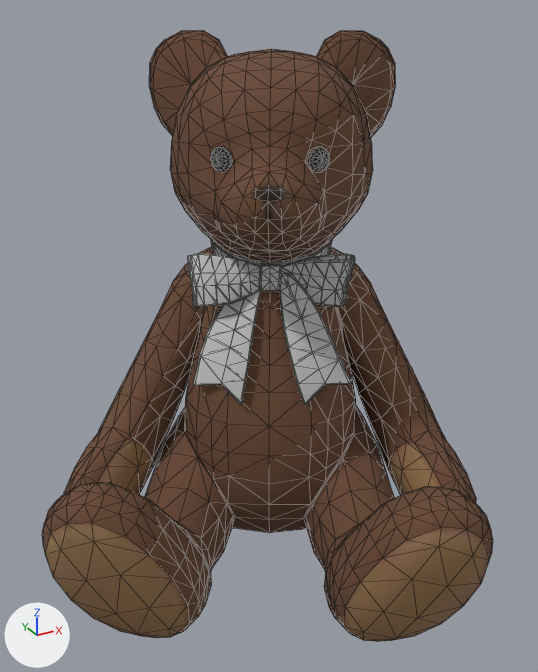
A saved change to the glTF model app/static/room/models/f1499.glb.
Before and after are seen from a camera (50 mm lens) standing at (-12.6, -23.5, 22.1) and looking at (-0.3, -1.1, 10.9). Lighting does not change. The marker at lower left points along +X, +Y and +Z. The picture after the commit comes second. Mesh edges are drawn as thin lines. Where no turn or scale is listed for an object, it has been applied to the vertices. Vertices at exactly the same position are counted once.
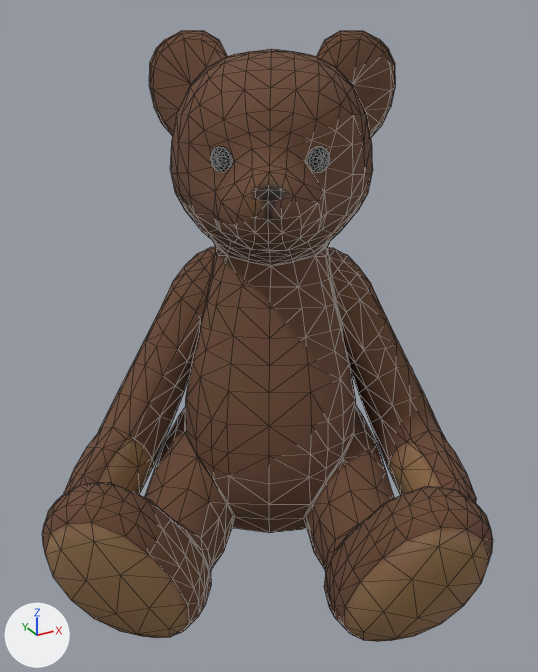
Changed parts and their boxes (x1, y1, x2, y2) in the pictures (538 x 672 px):
```json
{"part": 1, "of": "me_mesh_0", "change": "deleted", "before": [187, 239, 355, 405]}
```

Edits to the scene script, one JSON object a line:
```json
{"block": "me_mesh_0", "where": "# used by ob_mesh_0; location = (-9.47, 7.56, 0.0)"}
{"op": "remove", "block": "me_mesh_0", "code": "me_mesh_0.from_pydata(...)  # 1918 vertices, 3776 faces; spans x 0.0..17.2, y -17.0..0.0, z 0.0..21.4"}
{"op": "add", "block": "me_mesh_0", "code": "me_mesh_0.from_pydata(...)  # 1323 vertices, 2610 faces; spans x 0.0..17.2, y -17.0..0.0, z 0.0..21.4"}
{"block": "me_mesh_0", "change": "me_mesh_0 part 1: 6 loose pieces with 595 vertices, spanning x 7.1..14.2, y -9.5..-2.0, z 7.7..13.4, are deleted"}
{"op": "remove", "block": "me_mesh_0", "code": "me_mesh_0.materials.append(mat_mrefabric)"}
```
